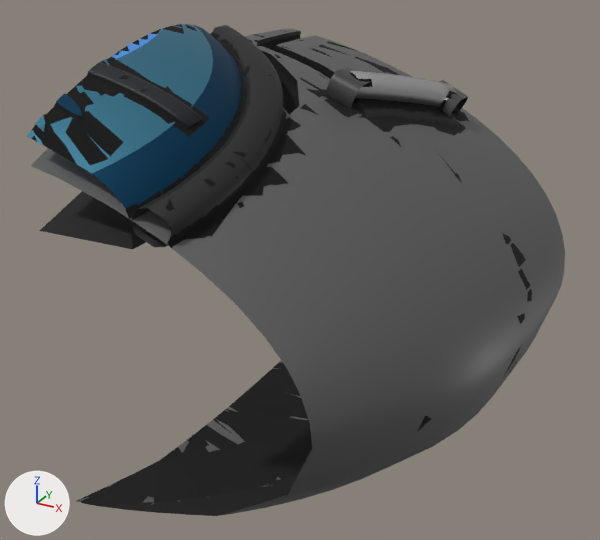
Renders of the glTF model public/models/enemies/newsh9-195.glb from each side of a commit.
Rendered twice from a camera (50 mm lens) standing at (1.72, -3.68, 2.04) and looking at (-0.25, -0.1, 0.25). The lights are fixed; the arrows at lower left show +X, +Y and +Z. The first picture is the older version. Vertices at exactly the same position are counted once.

Names of what the first picture shows: 'newsh9-195', 'newsh9-195_outline'.
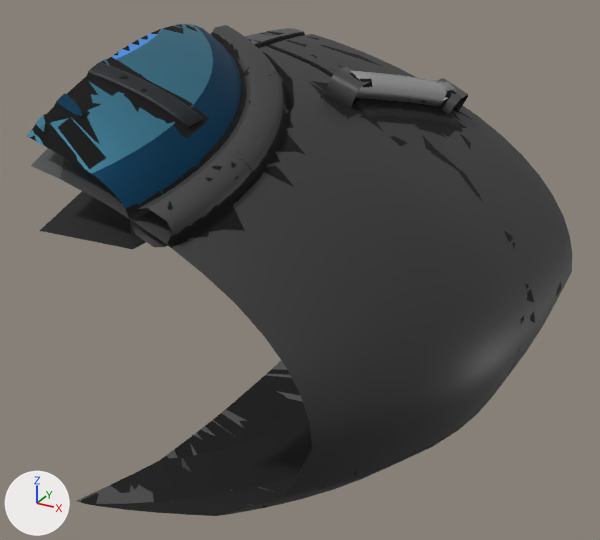
The change, as JSON lines over the scene's bpy script:
```json
{"op": "add", "block": "mat_pal_4_nsh9aseam", "code": ["mat_pal_4_nsh9aseam = principled_material('pal_4_nsh9aseam')", "mat_pal_4_nsh9aseam.base_color = (0.0343, 0.0343, 0.0343)  # dark grey #343434", "mat_pal_4_nsh9aseam.metallic = 0.3", "mat_pal_4_nsh9aseam.roughness = 0.65"]}
{"op": "add", "block": "mat_pal_6_nsh9aball", "code": ["mat_pal_6_nsh9aball = principled_material('pal_6_nsh9aball')", "mat_pal_6_nsh9aball.base_color = (0.0823, 0.0823, 0.0823)  # dark grey #515151", "mat_pal_6_nsh9aball.metallic = 0.22"]}
{"op": "add", "block": "mat_pal_4_nsh9aeast", "code": ["mat_pal_4_nsh9aeast = principled_material('pal_4_nsh9aeast')", "mat_pal_4_nsh9aeast.base_color = (0.0343, 0.0343, 0.0343)  # dark grey #343434", "mat_pal_4_nsh9aeast.metallic = 0.22"]}
{"op": "add", "block": "mat_pal_5_nsh9abezel", "code": ["mat_pal_5_nsh9abezel = principled_material('pal_5_nsh9abezel')", "mat_pal_5_nsh9abezel.base_color = (0.0595, 0.0595, 0.0595)  # dark grey #454545", "mat_pal_5_nsh9abezel.metallic = 0.45", "mat_pal_5_nsh9abezel.roughness = 0.55"]}
{"block": "me_newsh9_195", "where": "# used by ob_newsh9_195; location = (0.0, 0.0, 0.0)"}
{"op": "remove", "block": "me_newsh9_195", "code": "me_newsh9_195.from_pydata(...)  # 1343 vertices, 2379 faces; spans x -1.0..0.94, y -1.17..1.17, z -1.06..1.47"}
{"op": "remove", "block": "me_newsh9_195", "code": "me_newsh9_195.materials.append(mat_pal_2_nsh9aseam)  # black #181818"}
{"op": "add", "block": "me_newsh9_195", "code": "me_newsh9_195.from_pydata(...)  # 1379 vertices, 2456 faces; spans x -1.0..0.94, y -1.17..1.17, z -1.06..1.47"}
{"block": "me_newsh9_195", "change": "me_newsh9_195 part 1: the loose piece of 16 vertices spanning x 0.02..0.27, y 0.79..1.01, z 0.85..1.12 is moved by (0.0, 0.0, 0.01)"}
{"block": "me_newsh9_195", "change": "me_newsh9_195 part 2: 114 vertices moved from x -0.91..0.9, y -0.13..1.17, z -1.01..1.31 to x -0.89..0.93, y -0.16..1.17, z -1.01..1.31; 255 vertices removed from x -1.0..0.93, y -0.17..1.17, z -1.01..1.32; 291 vertices added at x -0.98..0.94, y -0.16..1.17, z -1.01..1.32"}
{"block": "me_newsh9_195", "change": "me_newsh9_195 part 3: 503 faces spanning x -1.0..0.94, y -1.17..1.17, z -1.01..1.31 switch from mat_pal_7_nsh9aball (dark grey #5d5d5d) to mat_pal_4_nsh9aeast (dark grey #343434)"}
{"block": "me_newsh9_195", "change": "me_newsh9_195 part 4: 452 faces spanning x -1.0..-0.15, y -1.17..0.45, z 0.71..1.42 switch from mat_pal_3_nsh9abezel (black #282828) to mat_pal_5_nsh9abezel (dark grey #454545)"}
{"op": "add", "block": "me_newsh9_195", "code": "me_newsh9_195.materials.append(mat_pal_6_nsh9aball)  # dark grey #515151"}
{"op": "add", "block": "me_newsh9_195", "code": "me_newsh9_195.materials.append(mat_pal_4_nsh9aseam)  # dark grey #343434"}
{"block": "me_newsh9_195_outline", "where": "# used by ob_newsh9_195_outline; location = (0.0, 0.0, 0.0)"}
{"op": "remove", "block": "me_newsh9_195_outline", "code": "me_newsh9_195_outline.from_pydata(...)  # 2256 vertices, 4163 faces; spans x -1.0..0.94, y -1.17..1.17, z -1.06..1.47"}
{"op": "add", "block": "me_newsh9_195_outline", "code": "me_newsh9_195_outline.from_pydata(...)  # 2354 vertices, 4352 faces; spans x -1.0..0.94, y -1.17..1.17, z -1.06..1.47"}
{"block": "me_newsh9_195_outline", "change": "me_newsh9_195_outline part 5: 126 vertices moved within x -1.0..0.94, y -1.17..1.17, z -1.06..1.42; 1088 vertices removed from x -1.0..0.94, y -1.17..1.17, z -1.06..1.41; 1186 vertices added at x -1.0..0.94, y -1.17..1.17, z -1.06..1.42"}
```

Boxes (x1, y1, x2, y2) around the edits, measured in the pictures (600 x 540 px; the box of a moved part takes in the faces that stretch with it):
```json
{"object": "newsh9-195", "change": "reshaped", "before": [27, 24, 565, 516], "after": [27, 24, 572, 516]}
{"object": "newsh9-195_outline", "change": "reshaped", "before": [32, 24, 532, 516], "after": [30, 24, 562, 516], "on screen": "6% wider"}
{"part": 1, "of": "me_newsh9_195", "change": "moved or reshaped", "before": [439, 80, 468, 116], "after": [438, 78, 468, 116]}
{"part": 2, "of": "me_newsh9_195", "change": "moved or reshaped", "before": [245, 28, 565, 369], "after": [245, 28, 572, 369]}
{"part": 3, "of": "me_newsh9_195", "change": "recoloured", "before": [59, 49, 562, 512], "after": [59, 49, 570, 512], "on screen": "darker"}
{"part": 4, "of": "me_newsh9_195", "change": "recoloured", "before": [130, 25, 283, 249], "after": [130, 25, 283, 249], "on screen": "black to dark grey"}
{"part": 5, "of": "me_newsh9_195_outline", "change": "moved or reshaped", "before": [34, 30, 532, 508], "after": [34, 30, 562, 508]}
```
